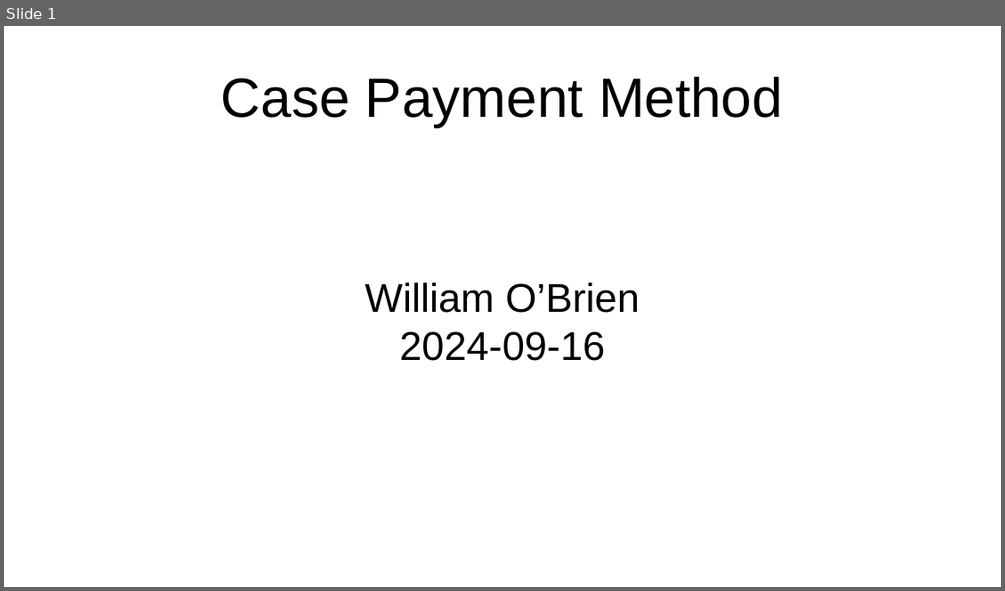
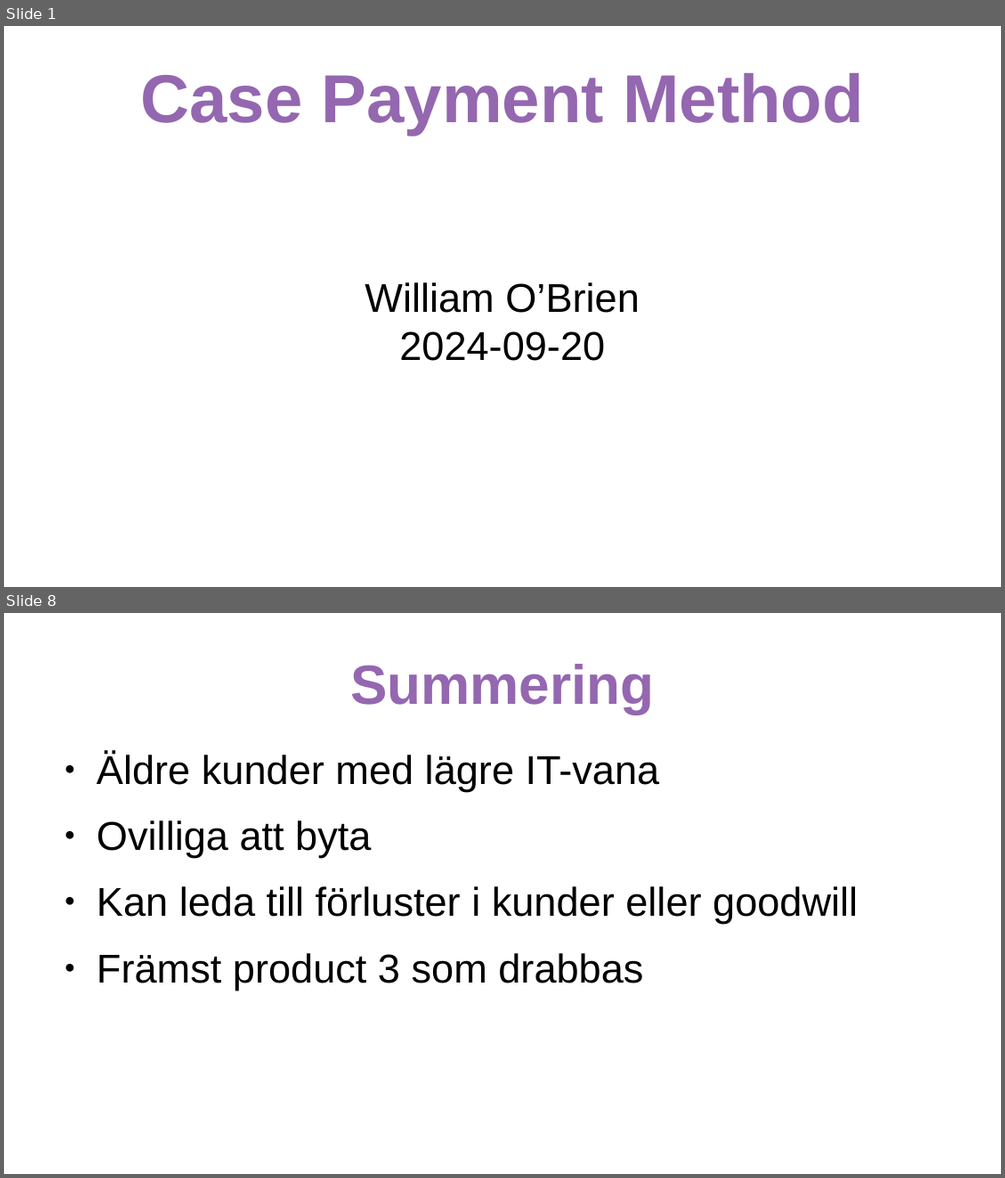
Before and after one commit to samfromsatc/payment_method_case_if, a slide deck: presentation_payment_method.odp. Shown one above the other, each under a label of ours: slide 1 before the commit, slides 1 and 8 after it; the slides between them are not shown. The pictures are 1005x591 and 1005x1178 pixels, drawn with LibreOffice and Linux fonts; fonts in the diff are those of the drawing. Boxes give left, top, right and bottom in pixels: in the first picture for what was removed or moved away, otherwise in the second. Text is boxed around its words. In the diff, an @@ line names an element or a change of style, - is before the commit and + after.

```diff
--- a/presentation_payment_method.odp
+++ b/presentation_payment_method.odp
@@ slide 8 added at bbox=[4, 613, 1001, 1174], background #FFFFFF @@
@@ title added at bbox=[350, 664, 654, 714], 44 pt, text #9467B0, bold @@
+Summering
@@ text added at bbox=[97, 753, 858, 989], 32 pt, text #000000 @@
+● Äldre kunder med lägre IT-vana
+● Ovilliga att byta
+● Kan leda till förluster i kunder eller goodwill
+● Främst product 3 som drabbas
@@ slide 1 changed as well @@
@@ title "Case Payment Method" at bbox=[140, 73, 864, 135]: size 44 to 54 pt, text colour #000000 to #9467B0, bold on @@
@@ subtitle at bbox=[399, 331, 605, 361]: text changed @@
-2024-09-16
+2024-09-20
```
Also in this commit, not shown: 7 other slides added, 1 slide removed, 8 other files.
